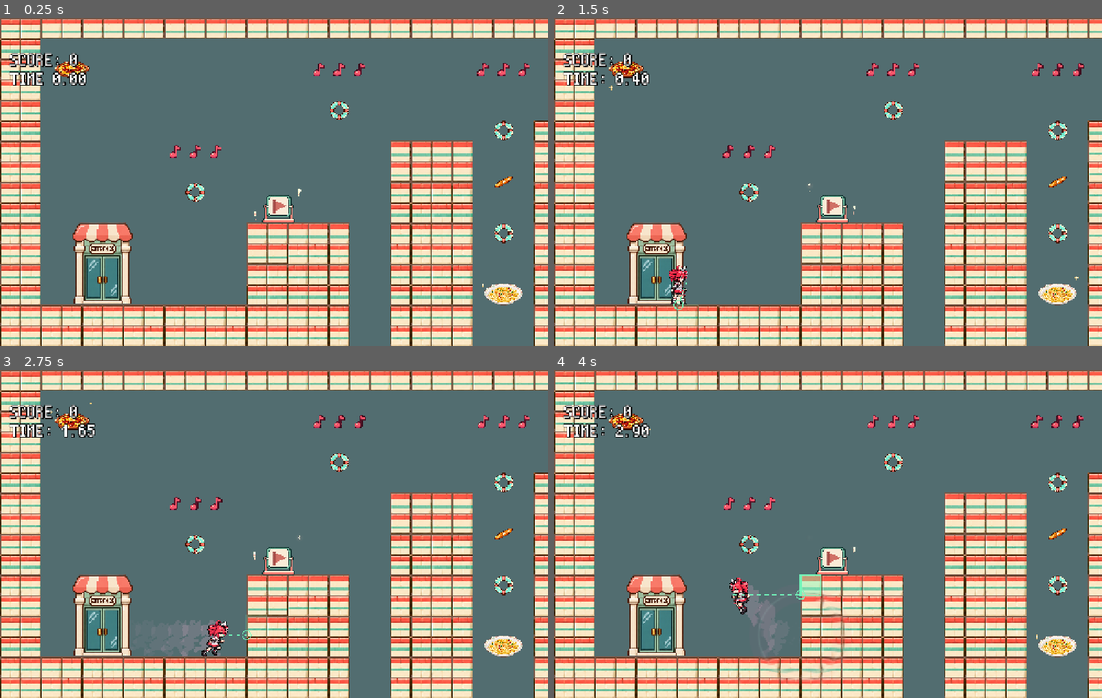
Above: before the commit, frames 1-4 (two rows, left to right).
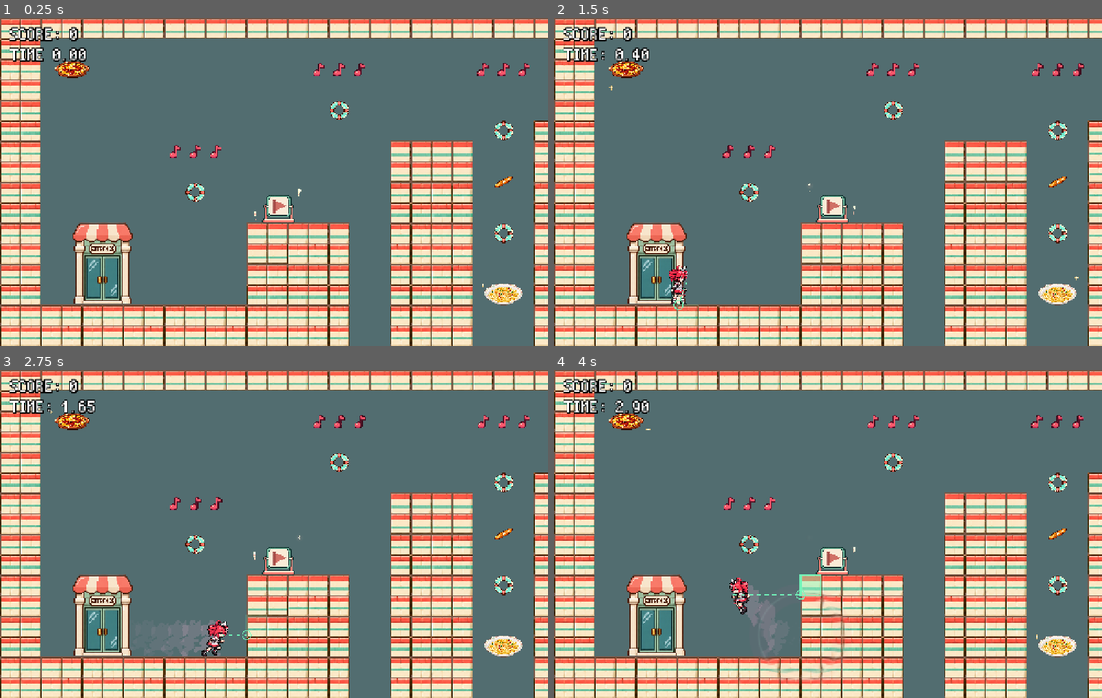
Above: after the commit, the same moments.

Repository: syun77/gd_bungee_gum
Game: Godot game, scene res://scenes/game_time_attack.tscn
The game is run twice, just before and just after one commit, with the same random seed, the same clock (stepped at 60 frames per second) and the same inputs. Sound files missing from this copy of the repository are replaced by a short silence.
Inputs (mouse positions are in pixels of both pictures, inside the frame that each line leads up to):
- Up to frame 1 (0.25 s): no input
- Up to frame 2 (1.5 s): tap Enter (ui_accept) at 0.5 s; move the mouse to (948, 165) at 0.52 s; hold D (move_right) 0.53-1.25 s; hold Down (aim_down) 0.53-1.25 s; click (948, 165) at 0.67 s; tap Z (jump) at 0.77 s; drag from (718, 198) to (625, 70) at 1.27 s
- Up to frame 3 (2.75 s): move the mouse to (328, 461) at 2.02 s; hold D (move_right) from 2.03 s (still down); tap Right (aim_right) at 2.1 s
- Up to frame 4 (4 s): release D (move_right) at 2.75 s; drag from (800, 599) to (1058, 645) at 2.77 s; move the mouse to (992, 583) at 3.52 s; hold A (move_left) from 3.53 s (still down); hold X (gum_action) from 3.53 s (still down); tap Z (jump) at 3.77 s

The runs differ from the first frame. In frame 1, 1.3% of the frame differs, in the area x 1-16%, y 2-21%; in frame 2, 1.4%, in the area x 1-18%, y 2-21%; in frame 3, 1.3%; in frame 4, 1.4%.

Commit message:
HUDの位置を調整

Diff:
--- a/gd-bungee-gum/scenes/game.tscn
+++ b/gd-bungee-gum/scenes/game.tscn
@@ -72,14 +72,16 @@
 
 [node name="Score" type="Label" parent="HUD" unique_id=1569635]
 offset_left = 24.0
-offset_top = 76.0
+offset_top = 16.0
+offset_right = 164.0
+offset_bottom = 60.0
 theme = ExtResource("13")
 text = "SCORE 0"
 
 [node name="Timer" type="Label" parent="HUD" unique_id=1382531452]
 offset_left = 24.0
-offset_top = 120.0
+offset_top = 64.0
 offset_right = 204.0
-offset_bottom = 164.0
+offset_bottom = 108.0
 theme = ExtResource("14")
 text = "TIME 0.00"
--- a/gd-bungee-gum/tools/verify_pause_menu.gd
+++ b/gd-bungee-gum/tools/verify_pause_menu.gd
@@ -60,7 +60,8 @@
 	game.entrance.step(game.entrance.TOTAL_TIME)
 	game.gum.show()
 	game.player.external_velocity = Vector2(100, -50)
-	game.get_node("HUD/Menu").pressed.emit()
+	options(true)
+	options(false)
 	await frames()
 	check(game.player.external_velocity == Vector2(100, -50), "Pause retains momentum")
 	options(true)
Not shown, changed: WORKLOG.md
Not shown, changed: specs/godot-implementation-plan.md
Not shown, changed: specs/pause-menu.md
Not shown, changed: specs/stage-selection.md
